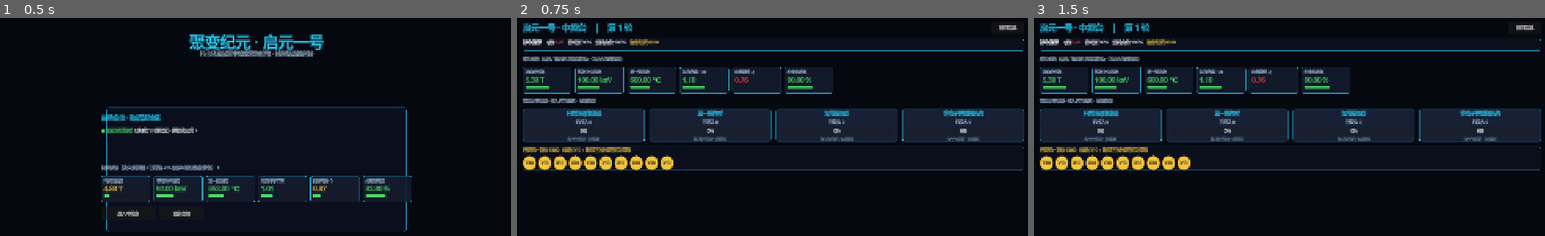
Above: before the commit, frames 1-3 (left to right).
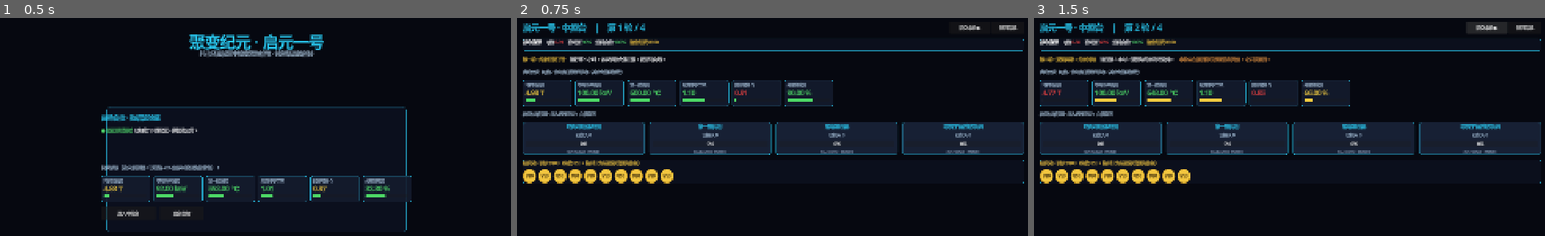
Above: after the commit, the same moments.

Repository: moss-550-w/Qiyuan-NO.1
Game: Godot game, scene res://scenes/menu/MainMenu.tscn
The game is run twice, just before and just after one commit, with the same random seed, the same clock (stepped at 60 frames per second) and the same inputs.
Inputs (mouse positions are in pixels of both pictures, inside the frame that each line leads up to):
- Up to frame 1 (0.5 s): no input
- Up to frame 2 (0.75 s): click "进入中控台" at 0.5 s
- Up to frame 3 (1.5 s): click (1488, 26) at 1.25 s, where only the run after the commit has a clickable "提交本轮 ▶"

Frame 1 is identical in both runs. In frame 2, 22% of the frame differs, in the area x 1-100%, y 2-76%; in frame 3, 23%, in the area x 1-100%, y 1-76%.

Commit message:
feat(control-room): 新增故障树系统与轮次提交结算逻辑
1. 新增FaultTree故障树核心逻辑，实现根因修复进度计算、仪表偏移与指标惩罚
2. 新增balance.json故障惩罚配置项，可配置不同根因对指标的影响
3. 中控界面新增提交按钮与信息提示标签，重构轮次流程与结算逻辑
4. 重构指标显示与仪表刷新逻辑，接入故障树实现实时偏移计算
5. 新增根因识别反馈与回合结束汇总逻辑

Diff:
--- a/data/balance.json
+++ b/data/balance.json
@@ -27,5 +27,12 @@
   "ending_thresholds": {
     "q_low": 1.0,
     "q_high": 1.1
+  },
+  "fault_impact": {
+    "_comment": "故障对指标的最大惩罚（满故障未修复时）。metric=作用指标；max_penalty=最大负偏移；实际惩罚=max_penalty*(1-修复进度)*(本轮deviation/reference_deviation)。",
+    "reference_deviation": 0.10,
+    "magnet_psu_aging": { "metric": "q", "max_penalty": 0.15 },
+    "wall_microcrack": { "metric": "stability", "max_penalty": 0.30 },
+    "tritium_pump_decay": { "metric": "fuel", "max_penalty": 0.28 }
   }
 }
--- a/scenes/control_room/ControlRoom.tscn
+++ b/scenes/control_room/ControlRoom.tscn
@@ -59,6 +59,11 @@
 theme_override_colors/font_color = Color(0.168627, 0.835294, 1, 1)
 theme_override_font_sizes/font_size = 30
 
+[node name="BtnSubmit" type="Button" parent="Root/Main/Header"]
+custom_minimum_size = Vector2(150, 40)
+layout_mode = 2
+text = "提交本轮 ▶"
+
 [node name="BtnBack" type="Button" parent="Root/Main/Header"]
 custom_minimum_size = Vector2(120, 40)
 layout_mode = 2
@@ -75,6 +80,14 @@
 fit_content = true
 scroll_active = false
 text = "核心指标载入中…"
+
+[node name="InfoLabel" type="RichTextLabel" parent="Root/Main"]
+custom_minimum_size = Vector2(0, 30)
+layout_mode = 2
+bbcode_enabled = true
+fit_content = true
+scroll_active = false
+text = ""
 
 [node name="GaugeTitle" type="Label" parent="Root/Main"]
 layout_mode = 2
--- /dev/null
+++ b/scripts/core/FaultTree.gd
@@ -0,0 +1,110 @@
+extends RefCounted
+class_name FaultTree
+## FaultTree —— 故障树推演与根因识别（纯函数式）
+##
+## 职责：把 faults.json 的"根因 → 每轮表象(symptom)"转换为：
+##   1. 仪表读数偏移（gauge_reading）：随玩家在正确部位投入修复而回归正常。
+##   2. 指标 baseline 惩罚（metric_offsets）：未修复根因持续拉低 Q/稳定度/燃料。
+##   3. 根因识别评定（evaluate_round）：在正确部位投入达阈值即视为识破并处置。
+##
+## 所有读取分配的函数都接受可选 alloc 参数（默认 GameState.round_allocation），
+## 以便悬停预测时传入"假想分配"复用同一套逻辑。无副作用，evaluate_round 除外。
+
+
+## 取某轮的配置块
+static func round_data(round_index: int) -> Dictionary:
+	var rounds: Array = DataManager.get_faults().get("rounds", [])
+	for r in rounds:
+		if int((r as Dictionary).get("round", -1)) == round_index:
+			return r
+	return {}
+
+
+## 某轮的表象列表
+static func round_symptoms(round_index: int) -> Array:
+	return round_data(round_index).get("symptoms", [])
+
+
+## 某轮涉及的根因 id（去重）
+static func round_active_causes(round_index: int) -> Array:
+	var causes: Array = []
+	for s in round_symptoms(round_index):
+		var c: String = (s as Dictionary).get("cause", "")
+		if c != "" and not causes.has(c):
+			causes.append(c)
+	return causes
+
+
+## 某根因的修复进度 0~1 = 正确部位投入 / 修复阈值
+static func repair_ratio(cause_id: String, alloc: Variant = null) -> float:
+	if alloc == null:
+		alloc = GameState.round_allocation
+	var rc: Dictionary = DataManager.get_faults().get("root_causes", {}).get(cause_id, {})
+	var fix_part: String = rc.get("fix_part", "")
+	var threshold: float = float(rc.get("fix_threshold", 35))
+	if threshold <= 0.0 or fix_part == "":
+		return 0.0
+	var invest: float = float((alloc as Dictionary).get(fix_part, 0))
+	return clampf(invest / threshold, 0.0, 1.0)
+
+
+## 仪表读数：base * (1 + 残余 deviation 之和)，残余 = deviation*(1-修复进度)
+static func gauge_reading(round_index: int, gauge_id: String, base: float, alloc: Variant = null) -> float:
+	if round_index <= 0:
+		return base
+	var dev_sum: float = 0.0
+	for s in round_symptoms(round_index):
+		var sd: Dictionary = s
+		if sd.get("gauge", "") == gauge_id:
+			var repair: float = repair_ratio(sd.get("cause", ""), alloc)
+			dev_sum += float(sd.get("deviation", 0.0)) * (1.0 - repair)
+	return base * (1.0 + dev_sum)
+
+
+## 故障对核心指标的残余惩罚 {q, stability, fuel}（均 ≤ 0）
+static func metric_offsets(round_index: int, alloc: Variant = null) -> Dictionary:
+	var off: Dictionary = {"q": 0.0, "stability": 0.0, "fuel": 0.0}
+	if round_index <= 0:
+		return off
+	var impact: Dictionary = DataManager.get_balance().get("fault_impact", {})
+	var ref_dev: float = float(impact.get("reference_deviation", 0.10))
+	if ref_dev <= 0.0:
+		ref_dev = 0.10
+	for s in round_symptoms(round_index):
+		var sd: Dictionary = s
+		var cause: String = sd.get("cause", "")
+		var imp: Dictionary = impact.get(cause, {})
+		if imp.is_empty():
+			continue
+		var metric: String = imp.get("metric", "q")
+		var max_pen: float = float(imp.get("max_penalty", 0.1))
+		var repair: float = repair_ratio(cause, alloc)
+		var scale: float = absf(float(sd.get("deviation", 0.0))) / ref_dev
+		off[metric] = float(off[metric]) - max_pen * (1.0 - repair) * scale
+	return off
+
+
+## 本轮未修复（修复进度 < 1）的根因数量
+static func unrepaired_count(round_index: int, alloc: Variant = null) -> int:
+	var n: int = 0
+	for c in round_active_causes(round_index):
+		if repair_ratio(c, alloc) < 1.0:
+			n += 1
+	return n
+
+
+## 提交本轮：把"投入达阈值的本轮激活根因"标记为已识别，返回本次新识别列表。
+## 注意：有副作用（写入 GameState），仅在玩家点"提交"时调用。
+static func evaluate_round(round_index: int) -> Array:
+	var newly: Array = []
+	for c in round_active_causes(round_index):
+		if repair_ratio(c) >= 1.0 and not GameState.identified_causes.has(c):
+			GameState.mark_cause_identified(c)
+			newly.append(c)
+	return newly
+
+
+## 取根因显示名
+static func cause_name(cause_id: String) -> String:
+	var rc: Dictionary = DataManager.get_faults().get("root_causes", {}).get(cause_id, {})
+	return rc.get("name", cause_id)
--- a/scripts/core/FusionEngine.gd
+++ b/scripts/core/FusionEngine.gd
@@ -72,14 +72,11 @@
 
 ## 便捷预测：基于 GameState 当前局势，叠加一个假想增量（用于悬停预测）。
 ## extra_part / extra_amount 为悬停部位与拟投入量，传空串则等价于当前实际预测。
+## 故障对指标的拉低由 FaultTree 按"假想分配后的修复进度"实时计算，全部走
+## fault_offsets，因此 unfixed_causes 传 0，避免与故障惩罚双重扣减。
 static func predict_with_extra(extra_part: String, extra_amount: int) -> Dictionary:
 	var alloc: Dictionary = GameState.round_allocation.duplicate()
 	if extra_part != "" and alloc.has(extra_part):
 		alloc[extra_part] = int(alloc[extra_part]) + extra_amount
-	var unfixed: int = GameState.ROOT_CAUSES.size() - GameState.identified_causes.size()
-	return predict(alloc, unfixed, false, DataManager.get_balance(), _current_fault_offsets())
-
-
-## 当前故障对指标的 baseline 偏移（D2 占位返回空；D3 由 FaultTree 填充）。
-static func _current_fault_offsets() -> Dictionary:
-	return {}
+	var fault_offsets: Dictionary = FaultTree.metric_offsets(GameState.current_round, alloc)
+	return predict(alloc, 0, false, DataManager.get_balance(), fault_offsets)
--- a/scripts/ui/ControlRoom.gd
+++ b/scripts/ui/ControlRoom.gd
@@ -1,22 +1,27 @@
 extends Control
-## ControlRoom —— 中控台主场景（D2：拖放 + 实时预测 + 仪表联动）
+## ControlRoom —— 中控台主场景（D3：故障联动 + 轮次提交结算）
 ##
-## 整合：经费池(代币) + 四部位 DropZone + 仪表行 + 核心指标显示。
-## 数据流：拖放 token → GameState.allocate → FusionEngine 结算 → 刷新仪表/指标。
-## 悬停预测：DropZone.hover_preview → FusionEngine.predict_with_extra → 高亮回显增量。
+## 在 D2 拖放/预测基础上接入 FaultTree：
+##   - 每轮开始按 faults.json 施加故障，物理仪表偏离正常、Q/稳定/燃料 baseline 被拉低。
+##   - 玩家在"正确部位"投入修复，仪表读数回升、指标缓解（实时预测可见）。
+##   - 点"提交本轮"：投入达阈值的根因被识破并记录，推进下一轮；末轮触发结局占位。
 
 const GAUGE_SCENE := preload("res://scenes/components/Gauge.tscn")
 const TOKEN_SCENE := preload("res://scenes/components/BudgetToken.tscn")
 const TOKEN_FACE := 10   # 单枚代币面额
 
+@onready var _title: Label = $Root/Main/Header/Title
+@onready var _btn_submit: Button = $Root/Main/Header/BtnSubmit
+@onready var _btn_back: Button = $Root/Main/Header/BtnBack
+@onready var _info: RichTextLabel = $Root/Main/InfoLabel
 @onready var _metrics: RichTextLabel = $Root/Main/MetricsPanel/MetricsLabel
 @onready var _gauge_row: HBoxContainer = $Root/Main/GaugeRow
 @onready var _device_view: HBoxContainer = $Root/Main/DeviceView
 @onready var _token_row: HBoxContainer = $Root/Main/PoolPanel/PoolVBox/TokenRow
 @onready var _pool_label: Label = $Root/Main/PoolPanel/PoolVBox/PoolLabel
-@onready var _btn_back: Button = $Root/Main/Header/BtnBack
 
 var _gauges: Dictionary = {}          # gauge_id → Gauge
+var _gauge_base: Dictionary = {}      # gauge_id → 基准读数
 var _zones: Array[DropZone] = []
 var _part_labels: Dictionary = {}     # part_id → 显示名
 var _actual: Dictionary = {"q": 1.0, "stability": 1.0, "fuel": 1.0}
@@ -25,16 +30,14 @@
 
 func _ready() -> void:
 	GameState.reset(SaveManager.settings.get("difficulty", "novice"))
-	GameState.start_round(1)
 	_btn_back.pressed.connect(_on_back)
+	_btn_submit.pressed.connect(_on_submit)
 	_build_gauges()
 	_wire_zones()
-	_rebuild_pool()
-	_settle()
+	_start_round(1)
 
 
 func _process(_dt: float) -> void:
-	# 拖放结束（无论在何处释放）后，把指标显示恢复为实际值
 	if _predicting and not get_viewport().gui_is_dragging():
 		_predicting = false
 		_show_actual()
@@ -54,6 +57,7 @@
 		_gauge_row.add_child(gauge)
 		gauge.setup(id, gauges_def[id])
 		_gauges[id] = gauge
+		_gauge_base[id] = float((gauges_def[id] as Dictionary).get("base", 0.0))
 
 
 func _wire_zones() -> void:
@@ -67,7 +71,6 @@
 			zone.hover_preview.connect(_on_hover_preview)
 
 
-## 按剩余经费重建代币池（剩余 / 面额 枚）
 func _rebuild_pool() -> void:
 	for t in _token_row.get_children():
 		t.queue_free()
@@ -76,8 +79,61 @@
 		var token: BudgetToken = TOKEN_SCENE.instantiate()
 		_token_row.add_child(token)
 		token.set_face_value(TOKEN_FACE)
-	_pool_label.text = "经费池 · 剩余 ¥%d（每枚 ¥%d，拖到下方装置部位投资）" % \
+	_pool_label.text = "经费池 · 剩余 ¥%d（每枚 ¥%d，拖到下方装置部位投资修复）" % \
 		[GameState.budget_remaining, TOKEN_FACE]
+
+
+# ---------------------------------------------------------------------------
+# 轮次流程
+# ---------------------------------------------------------------------------
+
+## 开始第 r 轮：重置经费分配、施加故障、刷新全部显示
+func _start_round(r: int) -> void:
+	GameState.start_round(r)
+	_btn_submit.disabled = false
+	_title.text = "启元一号 · 中控台　|　第 %d 轮 / %d" % [r, GameState.TOTAL_ROUNDS]
+
+	var fault_round: Dictionary = FaultTree.round_data(r)
+	_info.text = "[color=#f5c63f]%s[/color]　%s" % [
+		fault_round.get("title", "第 %d 轮" % r),
+		_round_intro(r),
+	]
+	_rebuild_pool()
+	for z in _zones:
+		z.refresh()
+	_settle()
+
+
+## 提交本轮：识别判定 → 记录 → 推进 / 结束
+func _on_submit() -> void:
+	var r: int = GameState.current_round
+	var newly: Array = FaultTree.evaluate_round(r)
+	GameState.add_log({
+		"round": r,
+		"q": _actual["q"],
+		"stability": _actual["stability"],
+		"fuel": _actual["fuel"],
+		"identified": newly.duplicate(),
+	})
+	AudioManager.play("ui_click")
+
+	var feedback: String = _identify_feedback(newly)
+	if GameState.is_final_round():
+		_finish(feedback)
+	else:
+		AudioManager.play("round_start")
+		_start_round(r + 1)
+		_info.text += "　" + feedback
+
+
+## 末轮结束（D5 接 EndingResolver + 结局面板，此处先占位汇总）
+func _finish(last_feedback: String) -> void:
+	_btn_submit.disabled = true
+	var identified: int = GameState.identified_causes.size()
+	var total: int = GameState.ROOT_CAUSES.size()
+	_info.text = "[color=#2bd6ff]■ 全部 %d 轮结束[/color]　%s　最终 Q=%.2f　识破根因 %d/%d　[color=#8893a5]（结局面板 D5 实现）[/color]" % [
+		GameState.TOTAL_ROUNDS, last_feedback, float(_actual["q"]), identified, total,
+	]
 
 
 # ---------------------------------------------------------------------------
@@ -102,7 +158,6 @@
 
 
 func _on_hover_preview(part_id: String, amount: int) -> void:
-	# 经费不足以再投时不预测
 	if GameState.budget_remaining < amount:
 		return
 	_predicting = true
@@ -119,15 +174,21 @@
 	var pred: Dictionary = FusionEngine.predict_with_extra("", 0)
 	_actual = pred
 	GameState.set_metrics(pred["q"], pred["stability"], pred["fuel"])
-	_update_metric_gauges(pred)
+	_refresh_gauges()
 	_show_actual()
 
 
-func _update_metric_gauges(m: Dictionary) -> void:
-	if _gauges.has("q_value"):
-		(_gauges["q_value"] as Gauge).set_reading(float(m["q"]))
-	if _gauges.has("stability"):
-		(_gauges["stability"] as Gauge).set_reading(float(m["stability"]) * 100.0)
+## 刷新全部仪表：物理仪表按故障残余偏移，Q值/稳定度按结算指标
+func _refresh_gauges() -> void:
+	var r: int = GameState.current_round
+	for id in _gauges:
+		var gauge := _gauges[id] as Gauge
+		if id == "q_value":
+			gauge.set_reading(float(_actual["q"]))
+		elif id == "stability":
+			gauge.set_reading(float(_actual["stability"]) * 100.0)
+		else:
+			gauge.set_reading(FaultTree.gauge_reading(r, id, float(_gauge_base.get(id, 0.0))))
 
 
 func _refresh_zone(part_id: String) -> void:
@@ -138,10 +199,10 @@
 
 
 func _show_actual() -> void:
-	_metrics.text = "[b]核心指标[/b]    Q值 %s    稳定度 %d%%    燃料自持 %d%%    [color=#f5c63f]剩余经费 ¥%d[/color]" % [
+	_metrics.text = "[b]核心指标[/b]    Q值 %s    稳定度 %s    燃料自持 %s    [color=#f5c63f]剩余经费 ¥%d[/color]" % [
 		_fmt_q(float(_actual["q"])),
-		roundi(float(_actual["stability"]) * 100.0),
-		roundi(float(_actual["fuel"]) * 100.0),
+		_fmt_pct(float(_actual["stability"]), 75),
+		_fmt_pct(float(_actual["fuel"]), 85),
 		GameState.budget_remaining,
 	]
 
@@ -149,19 +210,45 @@
 func _show_prediction(part_id: String, amount: int, pred: Dictionary) -> void:
 	var dq: float = float(pred["q"]) - float(_actual["q"])
 	var ds: float = (float(pred["stability"]) - float(_actual["stability"])) * 100.0
+	var df: float = (float(pred["fuel"]) - float(_actual["fuel"])) * 100.0
 	var label: String = _part_labels.get(part_id, part_id)
-	_metrics.text = "[b][color=#2bd6ff]预测[/color][/b] 向 %s 投入 +%d → Q值 %s (%s)   稳定度 %d%% (%s)" % [
+	_metrics.text = "[b][color=#2bd6ff]预测[/color][/b] 向 %s 投入 +%d → Q %s(%s)  稳定 %d%%(%s)  燃料 %d%%(%s)" % [
 		label, amount,
 		_fmt_q(float(pred["q"])), _fmt_delta(dq, 2),
 		roundi(float(pred["stability"]) * 100.0), _fmt_delta(ds, 0),
-	]
-
-
-# --- 格式化辅助 ---
+		roundi(float(pred["fuel"]) * 100.0), _fmt_delta(df, 0),
+	]
+
+
+# --- 文本辅助 ---
+
+func _round_intro(r: int) -> String:
+	var rounds_cfg: Variant = DataManager.get_config("rounds")
+	if rounds_cfg is Dictionary:
+		for rr in (rounds_cfg as Dictionary).get("rounds", []):
+			if int((rr as Dictionary).get("round", -1)) == r:
+				return (rr as Dictionary).get("intro", "")
+	return ""
+
+
+func _identify_feedback(newly: Array) -> String:
+	if newly.is_empty():
+		return "[color=#e09040]本轮未在根因部位投足修复阈值，未识破根因。[/color]"
+	var names: Array = []
+	for c in newly:
+		names.append(FaultTree.cause_name(c))
+	return "[color=#4ed36a]✓ 识破并处置：%s[/color]" % ", ".join(names)
+
 
 func _fmt_q(q: float) -> String:
 	var color := "#4ed36a" if q >= 1.0 else "#e64040"
 	return "[color=%s]%.2f[/color]" % [color, q]
+
+
+func _fmt_pct(ratio: float, warn_below: int) -> String:
+	var pct: int = roundi(ratio * 100.0)
+	var color := "#4ed36a" if pct >= warn_below else "#e64040"
+	return "[color=%s]%d%%[/color]" % [color, pct]
 
 
 func _fmt_delta(d: float, decimals: int) -> String:
Not shown, added: scripts/core/FaultTree.gd.uid
